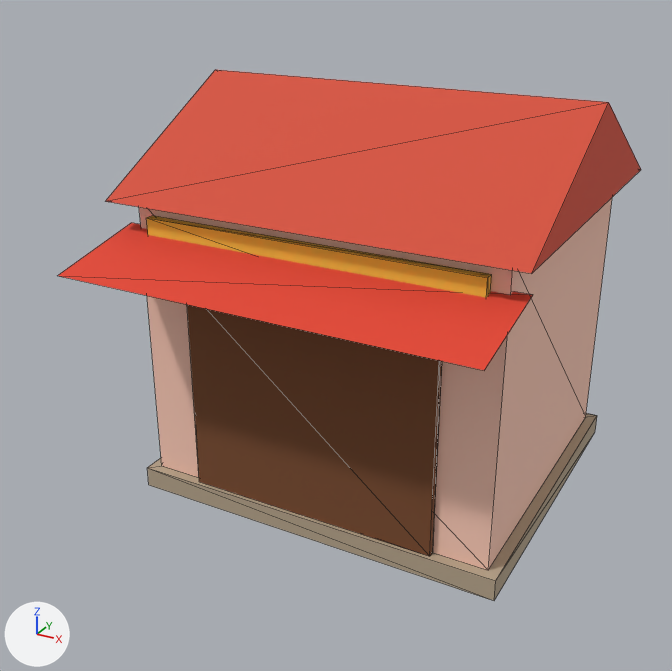
Before and after pictures for a commit that changed the glTF model art/export/tiem-tap-hoa.glb.
Rendered twice from a camera (50 mm lens) standing at (3.62, -7.61, 5.07) and looking at (-0.15, -0.75, 1.64). Lighting does not change. The marker at lower left points along +X, +Y and +Z. The picture after the commit comes second. Mesh edges are drawn as thin lines. Vertices at exactly the same position are counted once.

Names of what the first picture shows: 'tiem-tap-hoa'.
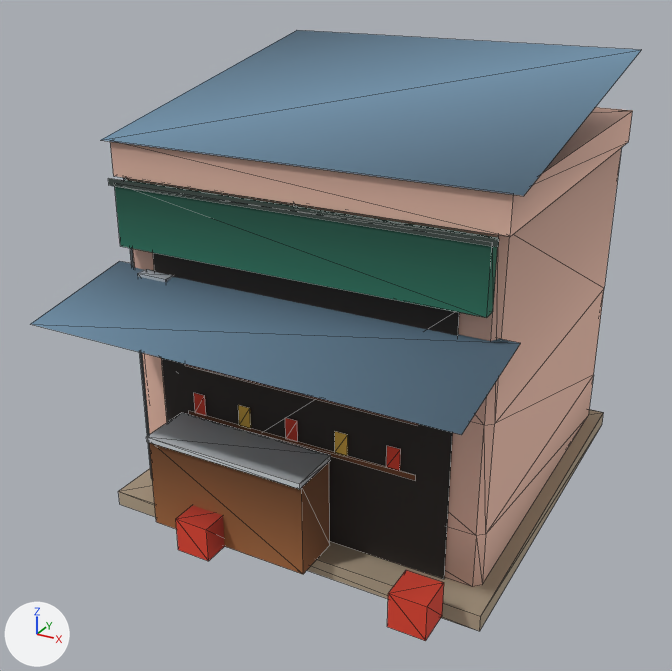
What the commit changed:
me_cube is used by ob_tiem_tap_hoa; location (0.0, 0.0, 0.0).
me_cube had 42 vertices, 58 faces and spanned x -1.9..1.9, y -2.4..1.7, z 0.0..3.8.
me_cube now has 204 vertices, 236 faces and spans x -1.85..1.85, y -2.75..1.8, z 0.0..4.05.
me_cube part 1: a new loose piece, a box spanning x -1.83..1.83, y -2.0..1.8, z 0.0..0.15, in mat_xom_vertex.
me_cube part 2: a new loose piece, a box spanning x -1.19..0.35, y -2.22..-1.77, z 0.15..1.0, in mat_xom_vertex.
me_cube part 3: a new loose piece, a box spanning x -1.19..0.35, y -2.25..-1.75, z 0.995..1.045, in mat_xom_vertex.
me_cube part 4: a new loose piece, a box spanning x -0.76..-0.44, y -2.46..-2.14, z 0.15..0.47, in mat_xom_vertex.
me_cube part 5: a new loose piece, a box spanning x 1.24..1.56, y -2.46..-2.14, z 0.15..0.47, in mat_xom_vertex.
me_cube part 6: a new loose piece, a box spanning x -1.65..1.65, y -1.84..-1.72, z 2.57..3.12, in mat_xom_vertex.
me_cube part 7: a new loose piece, a box spanning x -1.74..1.74, y -1.74..1.74, z 3.15..3.45, in mat_xom_vertex.
me_cube part 8: a new loose piece, a 6-sided cylinder along z spanning x -1.693..-1.607, y -1.7..-1.6, z 0.15..3.15, in mat_xom_vertex.
me_cube part 9: a new loose piece, a box spanning x -1.5..-1.2, y -1.82..-1.7, z 1.95..2.35, in mat_xom_vertex.
me_cube part 10: the loose piece of 8 vertices spanning x -1.7..1.7, y -1.5..1.5, z 0.2..2.9 is rebuilt with 40 vertices and now spans x -1.7..1.7, y -1.7..1.7, z 0.15..3.15.
me_cube part 11: the loose piece of 6 vertices spanning x -1.9..1.9, y -1.7..1.7, z 2.9..3.8 is rebuilt with 4 vertices and now spans x -1.82..1.82, y -1.77..1.41, z 3.45..4.05.
me_cube part 12: the loose piece of 8 vertices spanning x -1.2..1.2, y -1.56..-1.5, z 0.2..2.2 is deleted.
me_cube part 13: the loose piece of 8 vertices spanning x -1.55..1.55, y -1.59..-1.51, z 2.33..2.77 is deleted.
Part 14, on me_cube:
12 vertices are removed from x -1.85..1.85, y -2.4..1.6, z 0.0..2.65.
14 faces are deleted.
48 vertices are added at x -1.85..1.85, y -2.75..-1.65, z 0.15..3.16.
30 new vertices lie (0.12, 0.0, 0.0) away from vertices in x -1.04..0.86, y -1.75, z 1.08..2.28.
6 new vertices lie (2.24, 0.0, 0.0) away from vertices in x -1.12, y -1.74, z 1.02..2.08.
42 new faces join them.

Location of each change, (x1, y1, x2, y2) in pixels of the pictures (672 x 671 px):
'tiem-tap-hoa', reshaped (15% taller): before (58, 70, 641, 601); after (31, 30, 641, 641)
part 1 of me_cube, added: after (118, 409, 604, 631)
part 2 of me_cube, added (brown): after (149, 443, 330, 574)
part 3 of me_cube, added: after (146, 413, 331, 489)
part 4 of me_cube, added (red): after (176, 505, 225, 561)
part 5 of me_cube, added (red): after (387, 570, 444, 641)
part 6 of me_cube, added (green): after (114, 180, 498, 318)
part 7 of me_cube, added (beige): after (110, 107, 633, 237)
part 8 of me_cube, added (mostly hidden): after (123, 178, 152, 479)
part 9 of me_cube, added: after (138, 269, 173, 282)
part 10 of me_cube, rebuilt (18% taller): before (139, 198, 612, 571); after (126, 147, 622, 587)
part 11 of me_cube, rebuilt (19% shorter): before (106, 70, 641, 274); after (101, 30, 641, 196)
part 12 of me_cube, deleted (brown): before (187, 305, 442, 556)
part 13 of me_cube, deleted (orange): before (147, 215, 492, 297)
part 14 of me_cube, built on: before (58, 223, 597, 601); after (31, 178, 520, 579)
